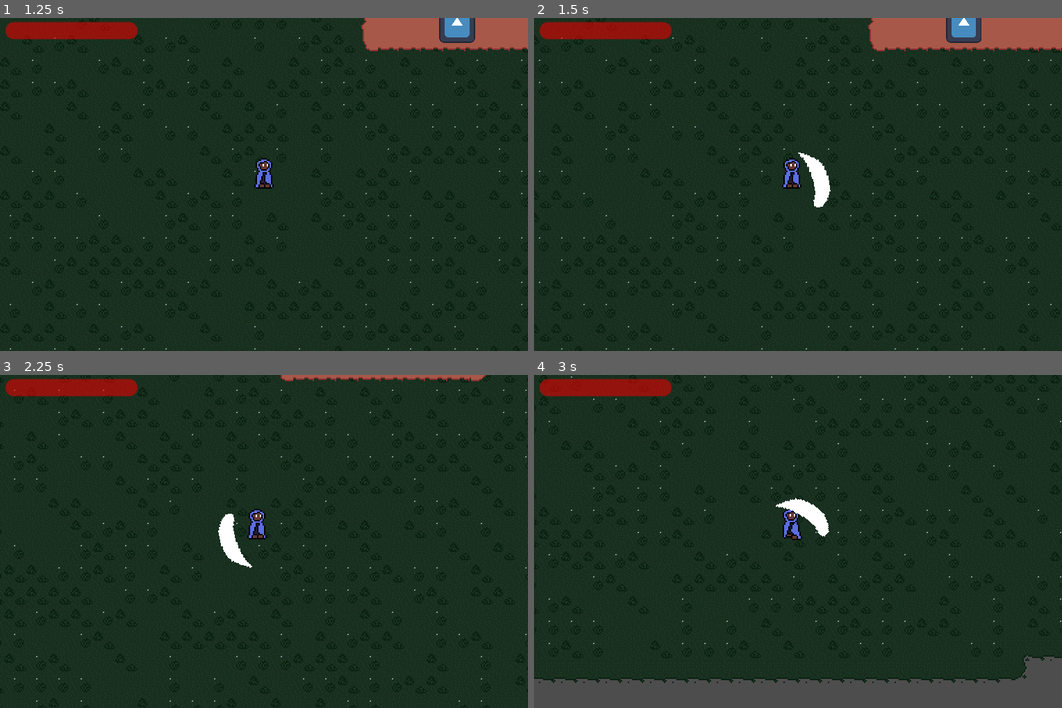
Above: before the commit, frames 1-4 (two rows, left to right).
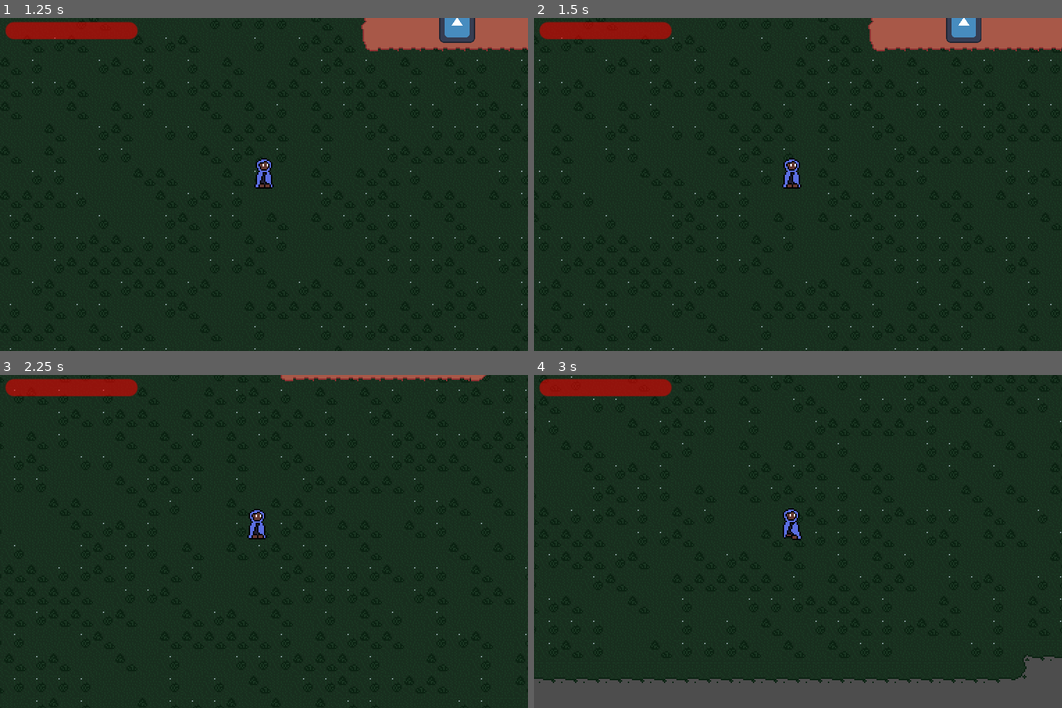
Above: after the commit, the same moments.

Repository: quellus/Mycoflora
Game: Godot game, scene res://scenes/main.tscn
Same seed, same stepped clock (60 frames per second), same inputs: the game is played once before the commit and once after it. The engine's default icon, where the game draws it, is replaced by a stand-in: a white triangle on a blue panel in a dark square.
Inputs (mouse positions are in pixels of both pictures, inside the frame that each line leads up to):
- Up to frame 1 (1.25 s): click "Play" at 0.5 s
- Up to frame 2 (1.5 s): tap Enter at 1.25 s; move the mouse to (914, 167) at 1.27 s; press the mouse at (914, 167) at 1.28 s; hold D (right) from 1.28 s (still down)
- Up to frame 3 (2.25 s): move the mouse to (158, 558) at 2.02 s; release D (right) at 2.03 s; release the mouse at (158, 558) at 2.03 s; hold S (down) from 2.03 s (still down); click (158, 558) at 2.1 s
- Up to frame 4 (3 s): move the mouse to (850, 468) at 2.77 s; release S (down) at 2.78 s; press the mouse at (850, 468) at 2.78 s; hold D (right) from 2.78 s (still down)

Frame 1 is identical in both runs. In frame 2, 0.4% of the frame differs, in the area x 50-57%, y 40-57%; in frame 3, 0.4%; in frame 4, 0.4%.

Commit message:
start adding fireballs

Diff:
--- /dev/null
+++ b/scenes/fireball.gd
@@ -0,0 +1,17 @@
+class_name Projectile extends CharacterBody2D
+
+const FIREBALL_SCENE = preload("res://scenes/fireball.tscn")
+
+var movement_direction: Vector2
+var movement_speed: float = 100
+
+static func new_projectile(new_movement_direction: Vector2, new_movement_speed: float, damage: float) -> Projectile:
+	var fireball_instance = FIREBALL_SCENE.instantiate()
+	fireball_instance.movement_speed = new_movement_speed
+	fireball_instance.movement_direction = new_movement_direction
+	#fireball_instance.hurt_box.damage = damage
+	return fireball_instance
+
+func _physics_process(delta):
+	velocity = movement_direction * movement_speed
+	move_and_slide()
--- /dev/null
+++ b/scenes/fireball.tscn
@@ -0,0 +1,17 @@
+[gd_scene load_steps=4 format=3 uid="uid://3eb6gibj5wnb"]
+
+[ext_resource type="Texture2D" uid="uid://cffya47l0gqu7" path="res://assets/fireball.png" id="1_725db"]
+[ext_resource type="Script" path="res://scenes/fireball.gd" id="1_cnwj1"]
+
+[sub_resource type="CircleShape2D" id="CircleShape2D_x8fnv"]
+radius = 4.0
+
+[node name="Fireball" type="CharacterBody2D"]
+z_index = 1
+script = ExtResource("1_cnwj1")
+
+[node name="CollisionShape2D" type="CollisionShape2D" parent="."]
+shape = SubResource("CircleShape2D_x8fnv")
+
+[node name="Sprite2D" type="Sprite2D" parent="."]
+texture = ExtResource("1_725db")
--- a/scripts/weapon.gd
+++ b/scripts/weapon.gd
@@ -5,6 +5,8 @@
 
 const SWING_SPEED = 0.2
 const ATTACK_SPEED = 0.3
+
+var magic_mode = true
 
 var can_attack = true
 
@@ -14,12 +16,20 @@
 
 func attack(controller: bool):
 	if can_attack:
+		var direction: Vector2
 		if controller:
-			rotation = Input.get_vector("aim_left", "aim_right", "aim_up", "aim_down").angle()
+			direction = Input.get_vector("aim_left", "aim_right", "aim_up", "aim_down")
+			rotation = direction.angle()
 		if !controller:
-			look_at(get_global_mouse_position())
-		visible = true
-		collision_shape.disabled = false
+			direction = global_position.direction_to(get_global_mouse_position())
+			rotation = direction.angle()
+		if magic_mode:
+			var fireball = Projectile.new_projectile(direction, 150, 2)
+			fireball.global_position = $HurtBox.global_position
+			add_child(fireball)
+		else:
+			visible = true
+			collision_shape.disabled = false
 		swing_timer.start(SWING_SPEED)
 		can_attack = false
 
Binary file added: assets/fireball.png
Not shown, added: assets/fireball.png.import
